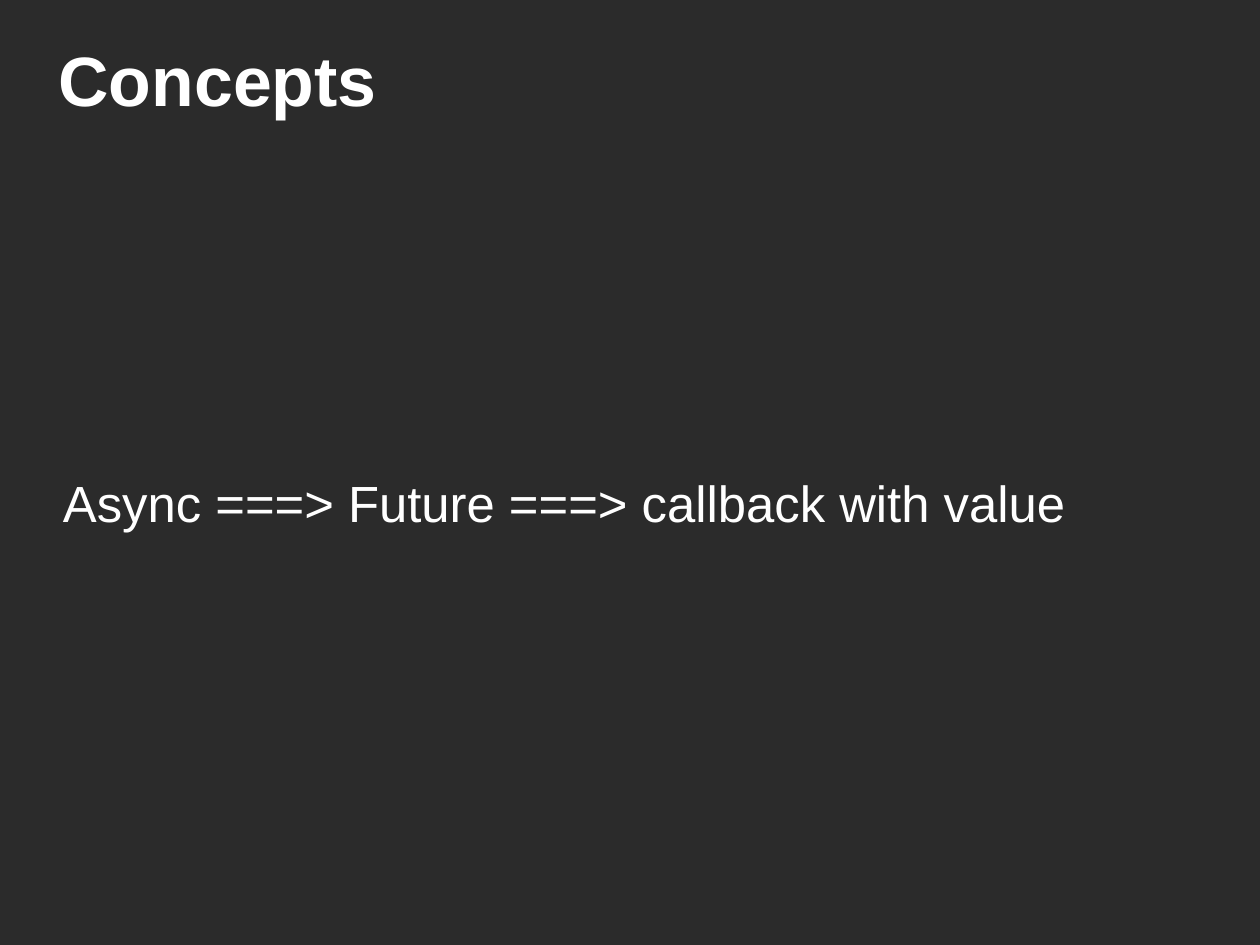
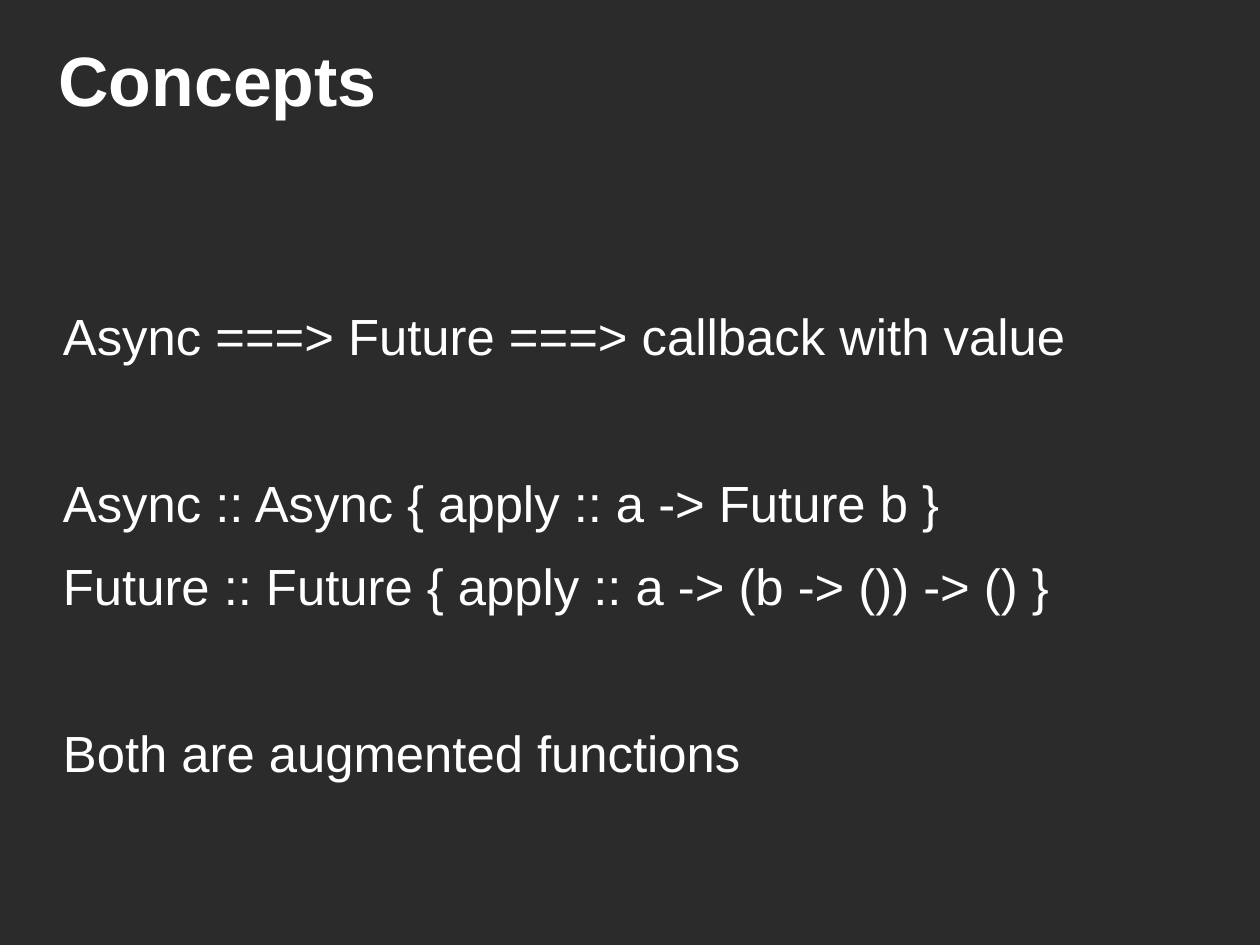
Before and after one commit to techtangents/jsasync, a slide deck: slide 11 of doc/TheFuture.odp. Drawn at 1260x945 pixels with LibreOffice and Linux fonts; fonts in the diff are those of the drawing; background and template pictures are left out; a plain dark background stands for a picture behind light text. Boxes give left, top, right and bottom in pixels: in the first picture for what was removed or moved away, otherwise in the second. Text is boxed around its words. In the diff, an @@ line names an element or a change of style, - is before the commit and + after.

Commit message:
New slides

```diff
--- a/doc/TheFuture.odp
+++ b/doc/TheFuture.odp
@@ text at [63,485,908,783]: paragraphs added @@
+Async :: Async { apply :: a -> Future b }
+Future :: Future { apply :: a -> (b -> ()) -> () }
+Both are augmented functions
```
Also in this commit, not shown: 1 other slide changed, 9 slides added, 1 slide removed.
